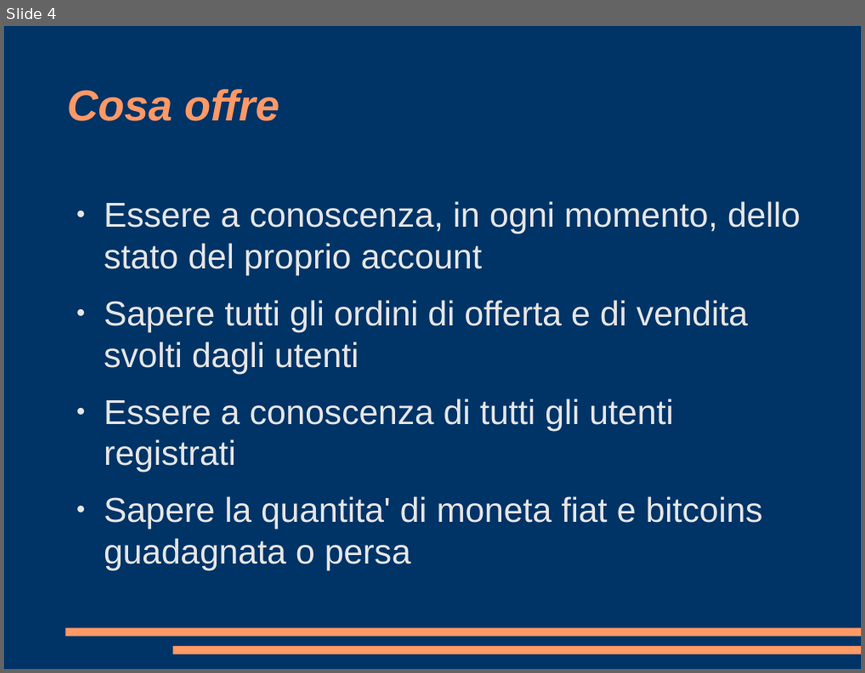
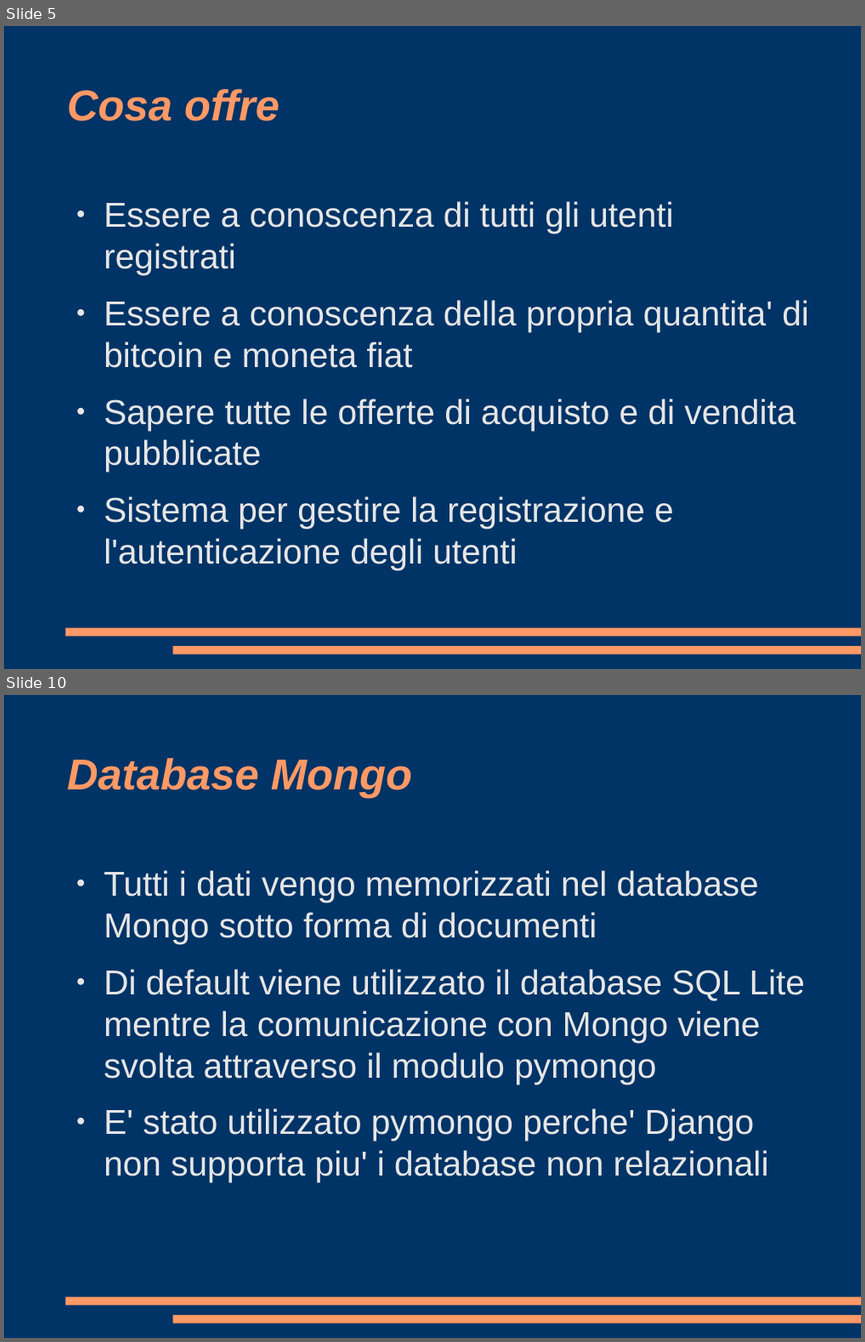
Before and after one commit to fachinmax/exchange_platform, a slide deck: presentazione.odp. Shown one above the other, each under a label of ours: slide 4 before the commit, slides 5 and 10 after it; the slides between them are not shown. The pictures are 865x673 and 865x1342 pixels, drawn with LibreOffice and Linux fonts; fonts in the diff are those of the drawing. Boxes give left, top, right and bottom in pixels: in the first picture for what was removed or moved away, otherwise in the second. Text is boxed around its words. In the diff, an @@ line names an element or a change of style, - is before the commit and + after.

```diff
--- a/presentazione.odp
+++ b/presentazione.odp
@@ slide 10 added at [4, 695, 861, 1338], background #003366; not listed: 2 template elements that a slide beside it also shows @@
@@ title added at [67, 758, 412, 799], 40 pt, text #FF9966, bold, italic @@
+Database Mongo
@@ text added at [103, 870, 805, 1182], 32 pt, text #E6E6E6 @@
+● Tutti i dati vengo memorizzati nel database Mongo sotto forma di documenti
+● Di default viene utilizzato il database SQL Lite mentre la comunicazione con Mongo viene svolta attraverso il modulo pymongo
+● E' stato utilizzato pymongo perche' Django non supporta piu' i database non relazionali
@@ what was slide 4 is now slide 5 @@
@@ slide 5 changed as well @@
@@ text at [103, 201, 800, 374]: paragraphs removed @@
-● Essere a conoscenza, in ogni momento, dello stato del proprio account
-● Sapere tutti gli ordini di offerta e di vendita svolti dagli utenti
@@ text at [103, 300, 809, 570]: text changed @@
-● Sapere la quantita' di moneta fiat e bitcoins guadagnata o persa
+● Essere a conoscenza della propria quantita' di bitcoin e moneta fiat
+● Sapere tutte le offerte di acquisto e di vendita pubblicate
+● Sistema per gestire la registrazione e l'autenticazione degli utenti
```
Also in this commit, not shown: 4 other slides changed, 5 other slides added, 1 slide removed.
